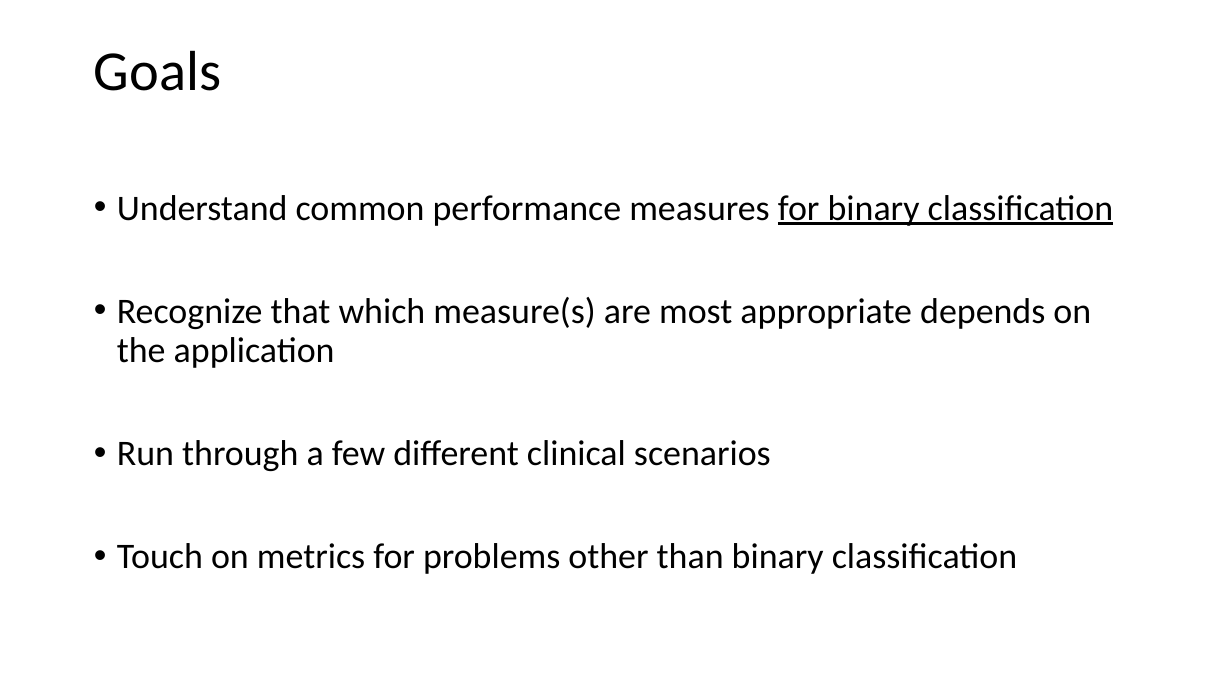
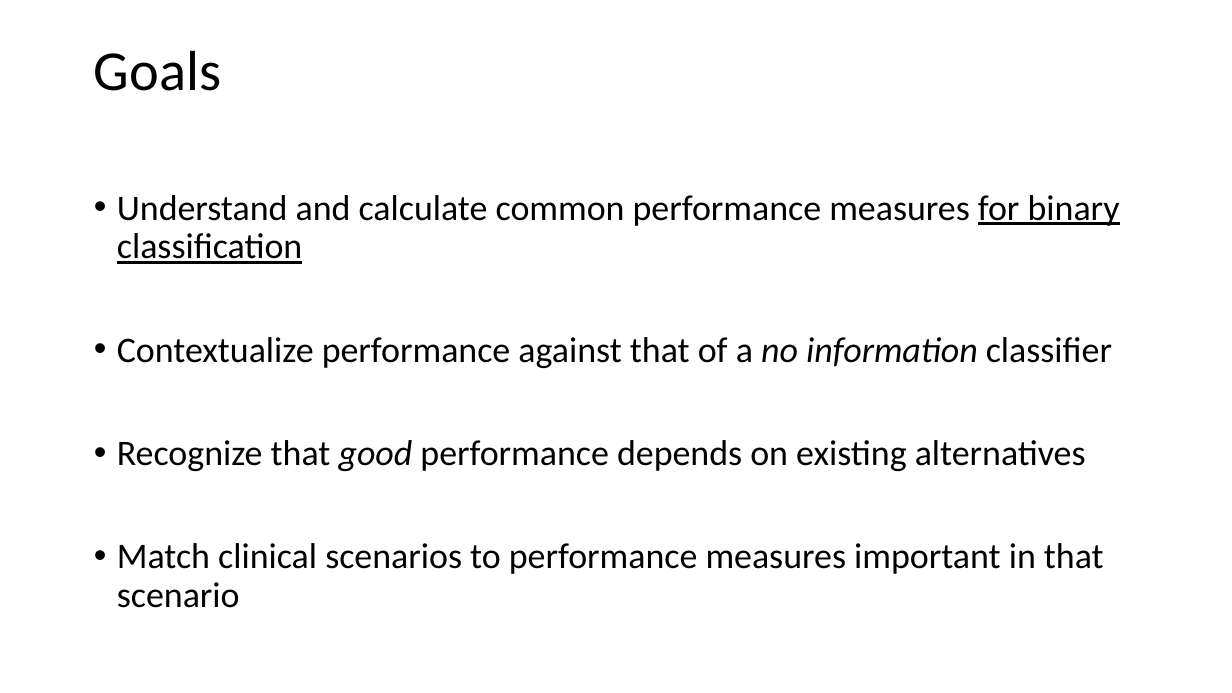
Before and after one commit to mengelhard/mmci_applied_ds, a slide deck: slide 2 of lectures/ll3.pptx. Drawn at 1232x693 pixels with LibreOffice and Linux fonts; fonts in the diff are those of the drawing. Boxes give left, top, right and bottom in pixels: in the first picture for what was removed or moved away, otherwise in the second. Text is boxed around its words. In the diff, an @@ line names an element or a change of style, - is before the commit and + after.

```diff
--- a/lectures/ll3.pptx
+++ b/lectures/ll3.pptx
@@ text at bbox=[117, 195, 1120, 608]: text changed @@
-• Understand common performance measures for binary classification
-• Recognize that which measure(s) are most appropriate depends on the application
-• Run through a few different clinical scenarios
-• Touch on metrics for problems other than binary classification
+• Understand and calculate common performance measures for binary classification
+• Contextualize performance against that of a no information classifier
+• Recognize that good performance depends on existing alternatives
+• Match clinical scenarios to performance measures important in that scenario
```
Also in this commit, not shown: 4 other slides changed, 23 slides added, 4 slides removed, 1 other file.
